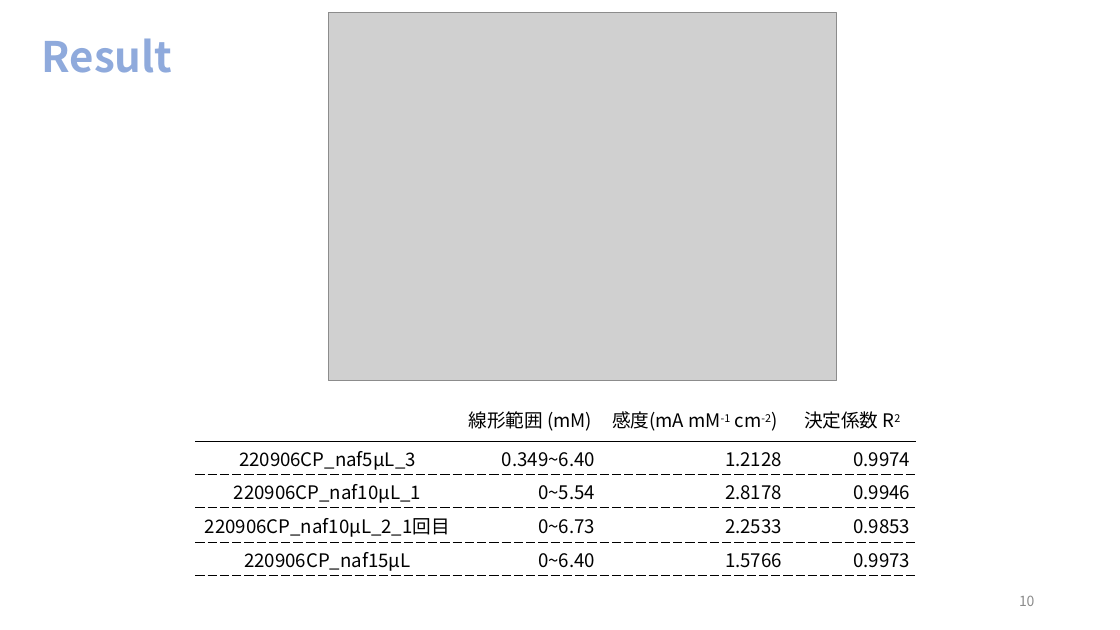
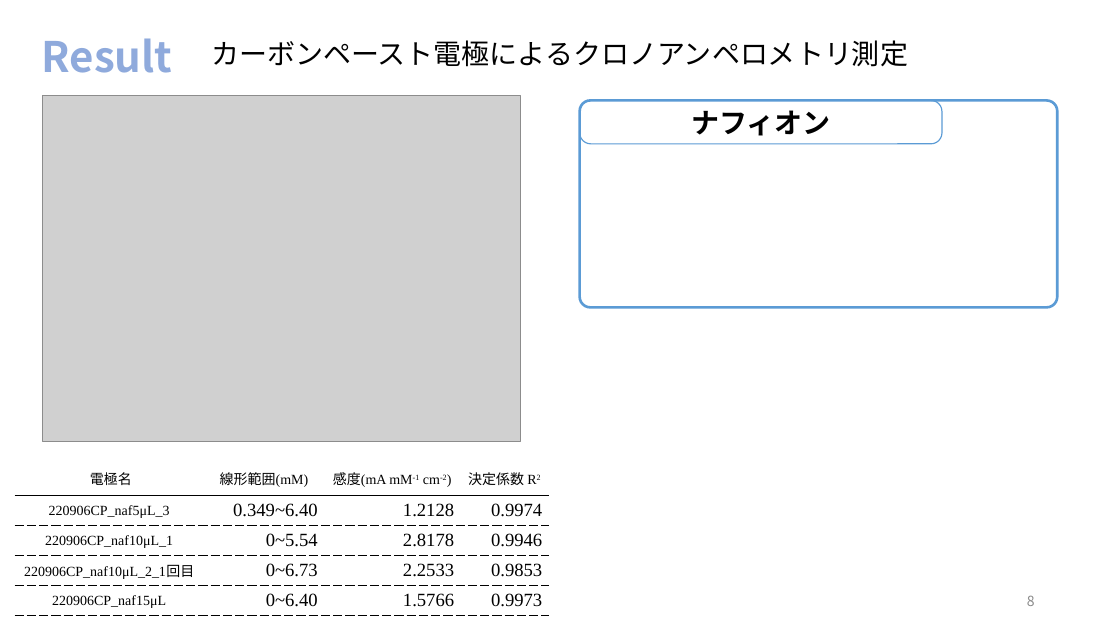
Before and after one commit to akidon0000/graduation-thesis, a slide deck: slide 8 of 発表スライド/卒論スライド 松山晃大.pptx (slide 10 before the commit). Drawn at 1120x630 pixels with LibreOffice and Linux fonts; fonts in the diff are those of the drawing; grey boxes stand for pictures. Boxes give left, top, right and bottom in pixels: in the first picture for what was removed or moved away, otherwise in the second. Text is boxed around its words. In the diff, an @@ line names an element or a change of style, - is before the commit and + after.

```diff
--- a/発表スライド/卒論スライド 松山晃大.pptx
+++ b/発表スライド/卒論スライド 松山晃大.pptx
@@ text added at box(211, 40, 908, 67), 24 pt, text #000000 @@
+カーボンペースト電極によるクロノアンペロメトリ測定
@@ picture: place and size @@
-picture at box(329, 13, 838, 381)
+picture at box(43, 96, 520, 441)
@@ rounded rectangle added at box(580, 101, 1058, 308), outline #5B9BD5 2.25 pt @@
@@ rounded rectangle added at box(580, 101, 942, 145), outline #5B9BD5 1 pt, 24 pt, text #000000, bold @@
+ナフィオン
@@ table at box(14, 461, 549, 615) @@
-row 1, column 1: 
+row 1, column 1: 電極名
-row 1, column 2: 線形範囲 (mM)
+row 1, column 2: 線形範囲(mM)
@@ size 16 to 12 pt in "感度(mA mM-1 cm-2)", "決定係数 R2", "220906CP_naf5μL_3", "220906CP_naf10μL_1" and 2 more places @@
@@ font Noto Sans CJK JP to Times New Roman @@
@@ table: place and size @@
-table at box(196, 398, 918, 576)
+table at box(14, 461, 549, 615)
@@ page number at box(1027, 595, 1035, 606): text changed @@
-10
+8
```
Also in this commit, not shown: 5 other slides changed, 7 slides added, 8 slides removed, 13 other files.
